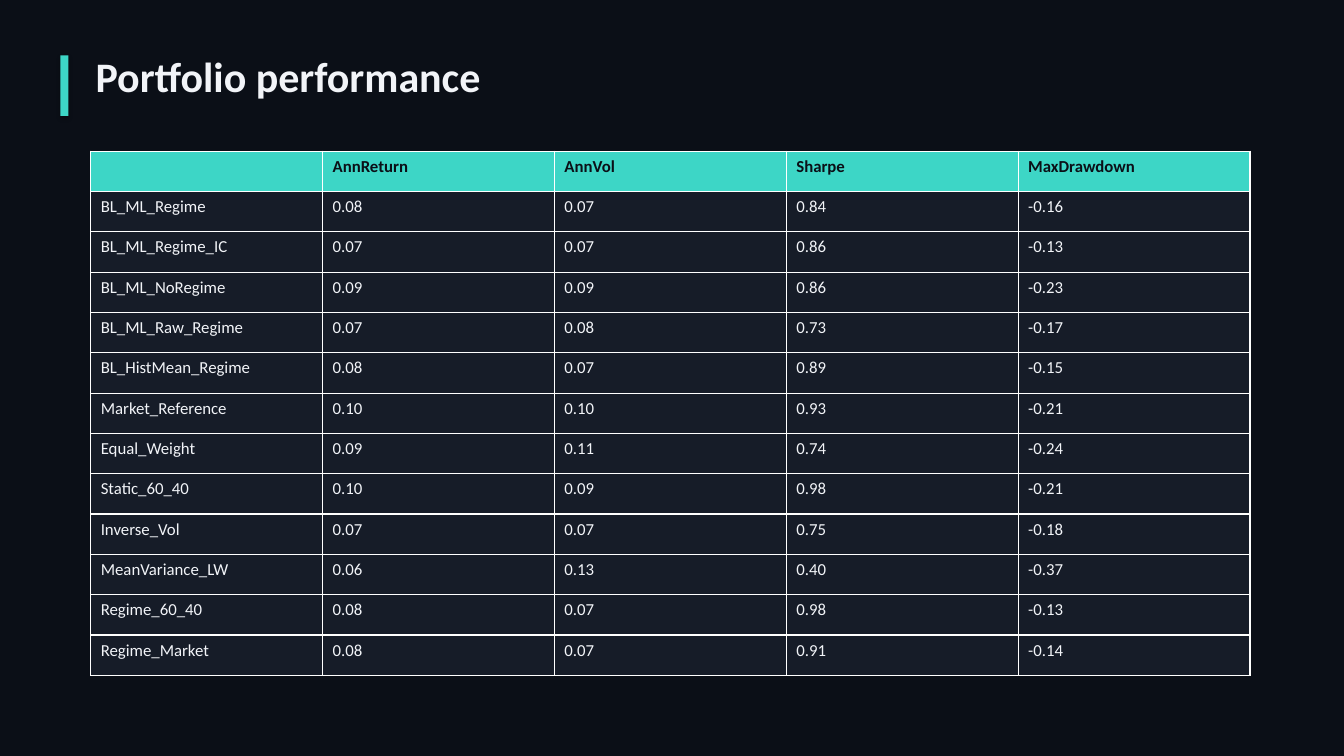
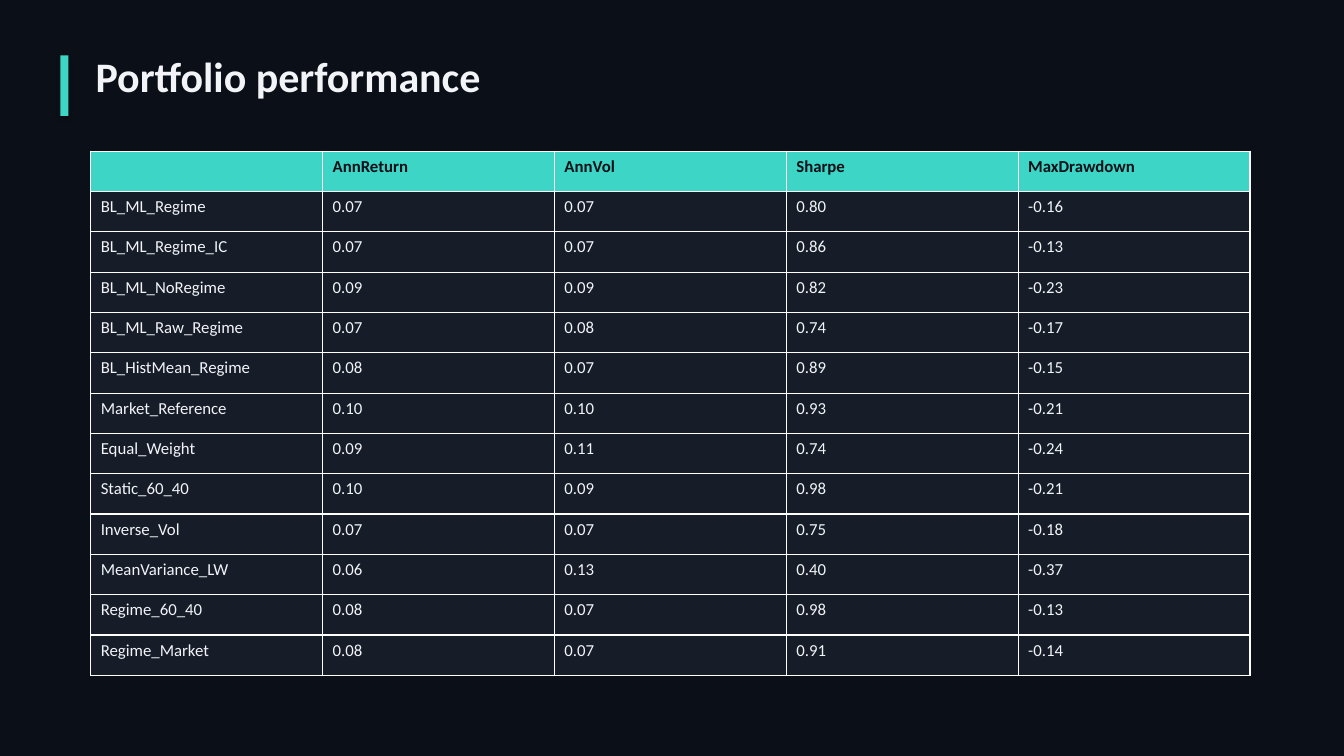
Before and after one commit to QuantSingularity/Kairos, a slide deck: slide 8 of reports/Kairos_Deck.pptx. Drawn at 1344x756 pixels with LibreOffice and Linux fonts; fonts in the diff are those of the drawing. Boxes give left, top, right and bottom in pixels: in the first picture for what was removed or moved away, otherwise in the second. Text is boxed around its words. In the diff, an @@ line names an element or a change of style, - is before the commit and + after.

```diff
--- a/reports/Kairos_Deck.pptx
+++ b/reports/Kairos_Deck.pptx
@@ table at (x1=91, y1=151, x2=1250, y2=676) @@
-row 2, column 2: 0.08
+row 2, column 2: 0.07
-row 2, column 4: 0.84
+row 2, column 4: 0.80
-row 4, column 4: 0.86
+row 4, column 4: 0.82
-row 5, column 4: 0.73
+row 5, column 4: 0.74
```
Also in this commit, not shown: 8 other slides changed, 57 other files.
